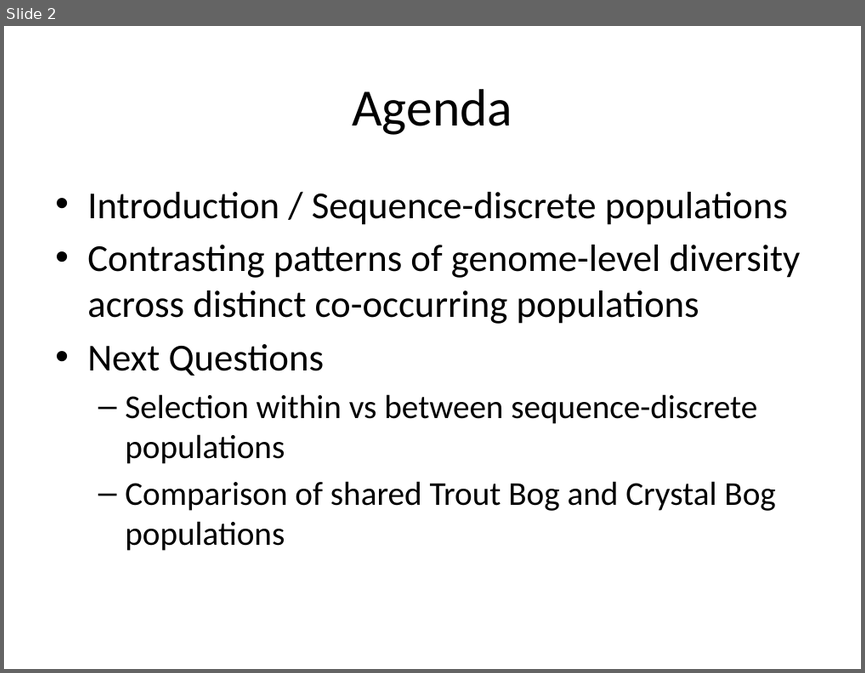
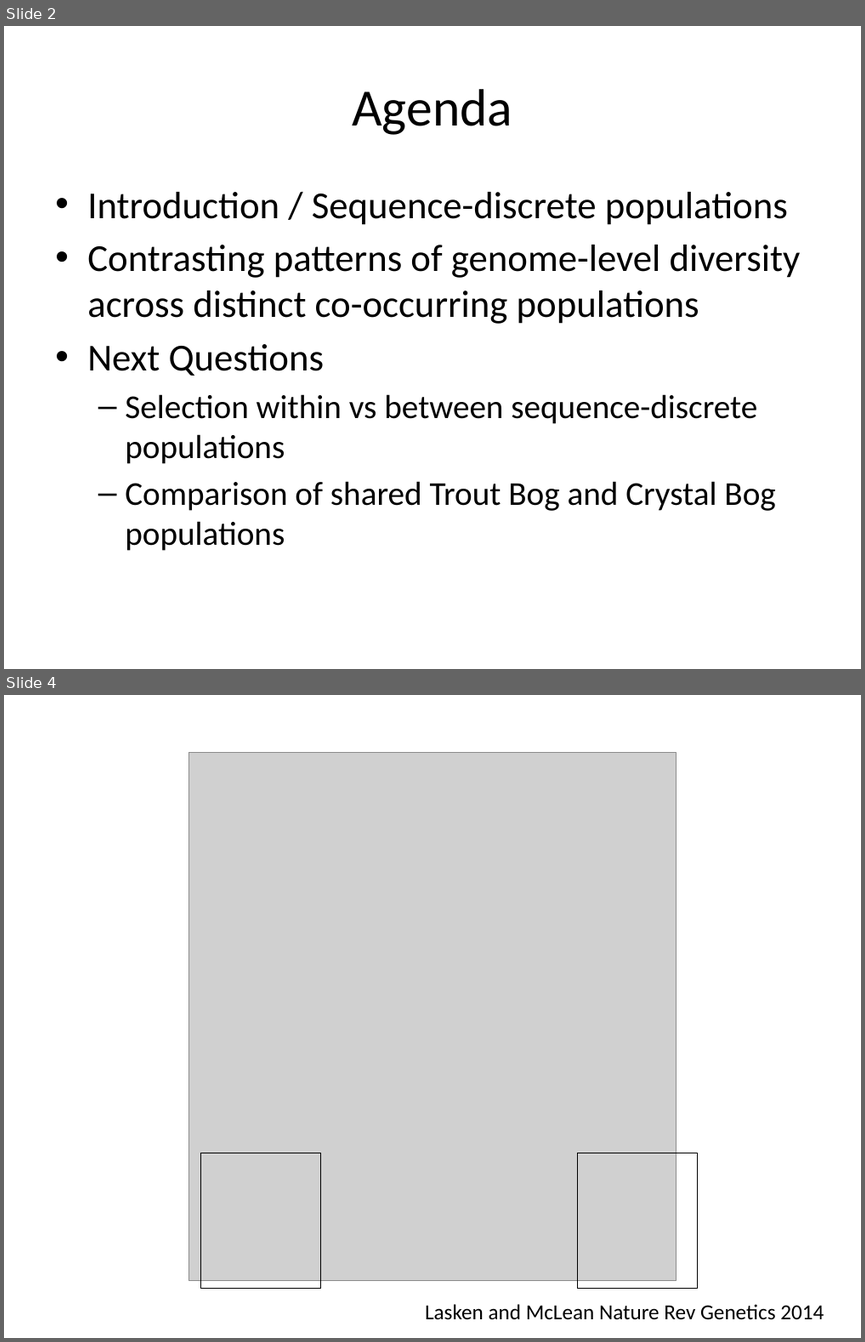
Before and after one commit to sstevens2/MDTP, a slide deck: 4YCM/Slides_4YCM.pptx. Shown one above the other, each under a label of ours: slide 2 before the commit, slides 2 and 4 after it; the slides between them are not shown. The pictures are 865x673 and 865x1342 pixels, drawn with LibreOffice and Linux fonts; fonts in the diff are those of the drawing; grey boxes stand for pictures. Boxes give left, top, right and bottom in pixels: in the first picture for what was removed or moved away, otherwise in the second. Text is boxed around its words. In the diff, an @@ line names an element or a change of style, - is before the commit and + after.

```diff
--- a/4YCM/Slides_4YCM.pptx
+++ b/4YCM/Slides_4YCM.pptx
@@ slide 4 added at [4,695,861,1338], background #FFFFFF @@
@@ picture added at [189,753,676,1281] @@
@@ rectangle added at [200,1152,320,1288], outline #000000 0.75 pt @@
@@ rectangle added at [577,1152,697,1288], outline #000000 0.75 pt @@
@@ text added at [425,1304,823,1320], 18 pt, text #000000 @@
+Lasken and McLean Nature Rev Genetics 2014
```
Also in this commit, not shown: 1 slide changed, 8 other slides added, 6 slides removed.
